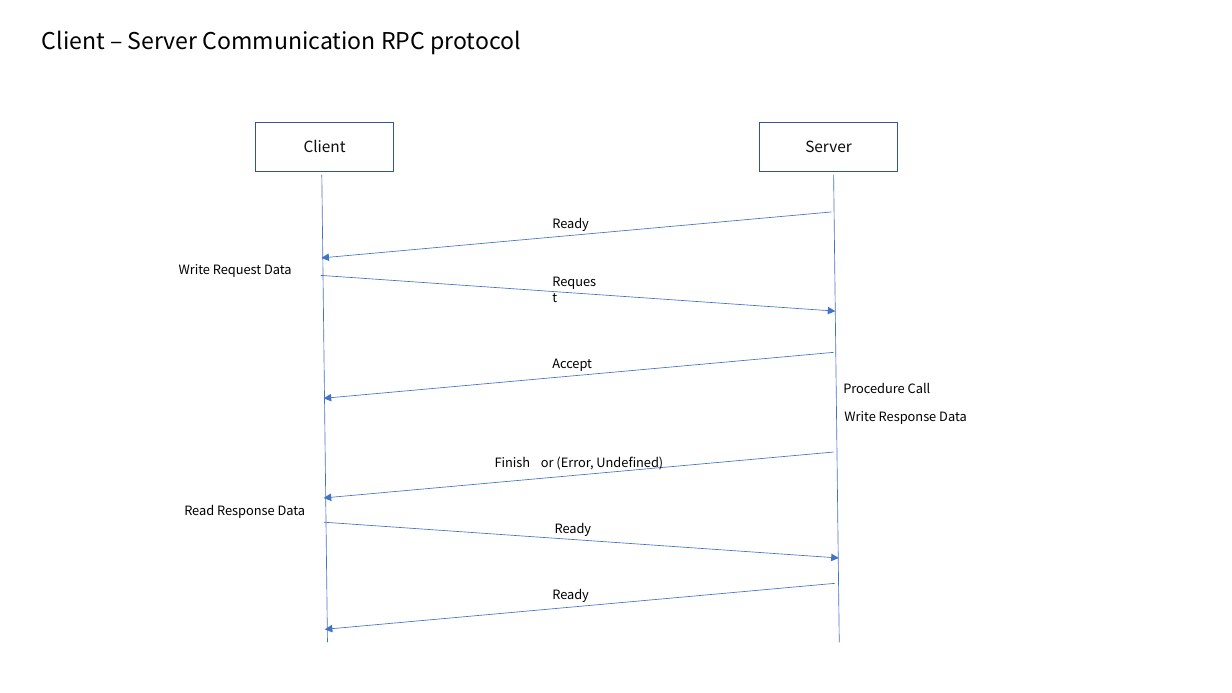
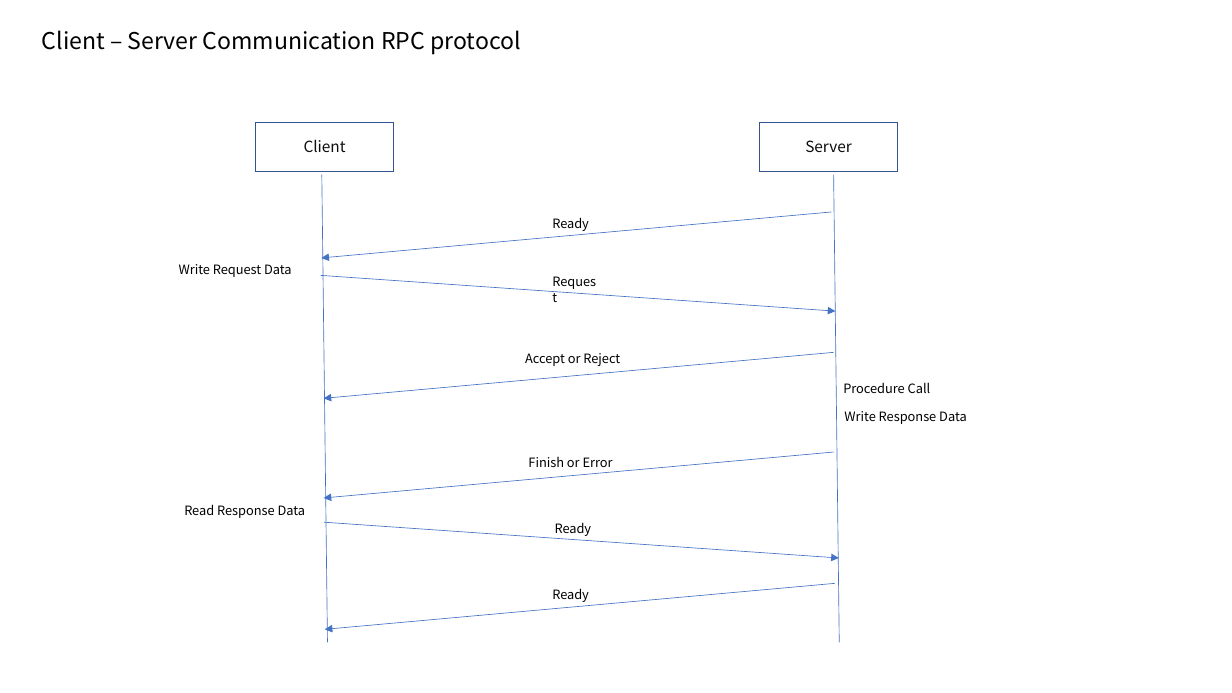
Before and after one commit to dwleedwlee/SimpleRPC, a slide deck: slide 2 of doc/Single Communication Buffer Based RPC Model.pptx. Drawn at 1232x693 pixels with LibreOffice and Linux fonts; fonts in the diff are those of the drawing. Boxes give left, top, right and bottom in pixels: in the first picture for what was removed or moved away, otherwise in the second. Text is boxed around its words. In the diff, an @@ line names an element or a change of style, - is before the commit and + after.

```diff
--- a/doc/Single Communication Buffer Based RPC Model.pptx
+++ b/doc/Single Communication Buffer Based RPC Model.pptx
@@ text at (525,353,620,366): text changed @@
-Accept
+Accept or Reject
@@ text at (528,457,613,472): text changed @@
-Finish
+Finish or Error
@@ text removed at (541,456,663,472) @@
-or (Error, Undefined)
```
Also in this commit, not shown: 41 other files.
